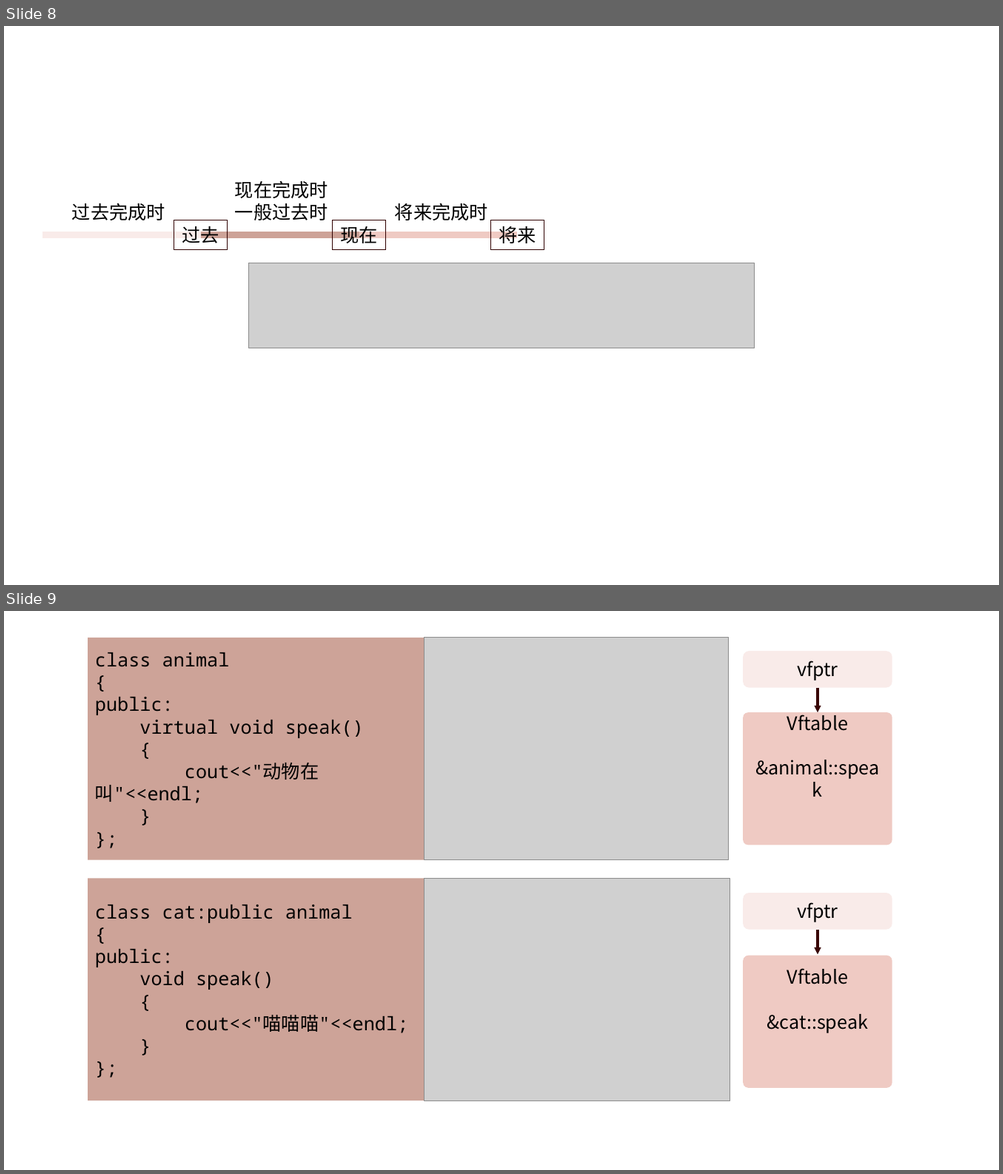
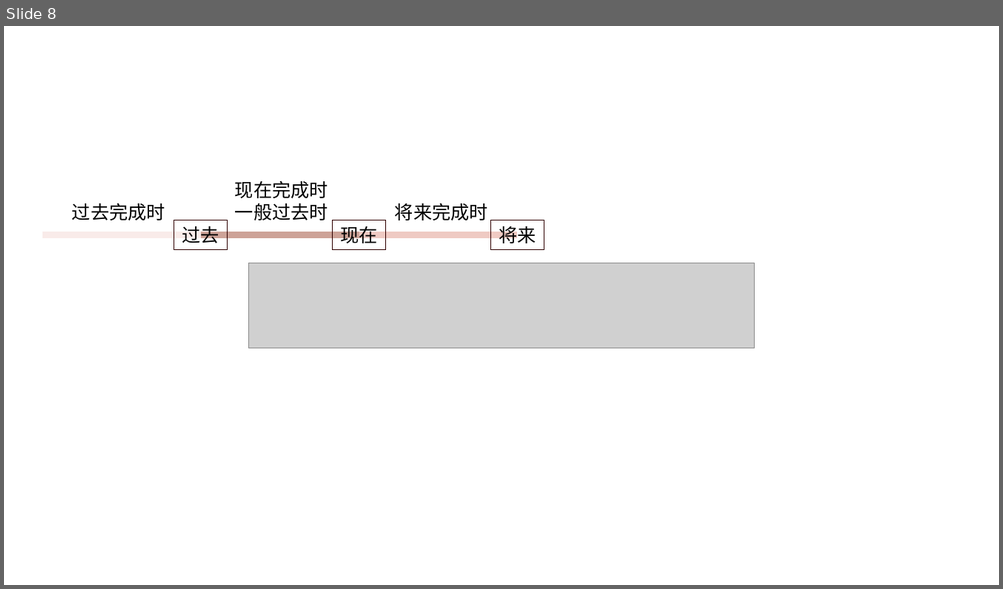
Before and after one commit to LolitaSian/LolitaSian.github.io, a slide deck: img/pic.pptx. Shown one above the other, each under a label of ours: slides 8 and 9 before the commit, slide 8 after it. The pictures are 1003x1174 and 1003x589 pixels, drawn with LibreOffice and Linux fonts; fonts in the diff are those of the drawing; grey boxes stand for pictures. Boxes give left, top, right and bottom in pixels: in the first picture for what was removed or moved away, otherwise in the second. Text is boxed around its words. In the diff, an @@ line names an element or a change of style, - is before the commit and + after.

```diff
--- a/img/pic.pptx
+++ b/img/pic.pptx
@@ slide 9 removed at bbox=[4, 611, 999, 1170], background #FFFFFF @@
@@ rounded rectangle removed at bbox=[88, 637, 425, 860] @@
-class animal
-{
-public:
-virtual void speak()
-{
-cout<<"动物在叫"<<endl;
-}
-};
@@ picture removed at bbox=[424, 637, 728, 860] @@
@@ rounded rectangle removed at bbox=[743, 651, 892, 688] @@
-vfptr
@@ arrow removed from (817, 688) to (817, 712) @@
@@ rounded rectangle removed at bbox=[743, 712, 892, 846] @@
-Vftable
-&animal::speak
@@ rounded rectangle removed at bbox=[88, 879, 425, 1101] @@
-class cat:public animal
-{
-public:
-void speak()
-{
-cout<<"喵喵喵"<<endl;
-}
-};
@@ picture removed at bbox=[424, 879, 729, 1101] @@
@@ rounded rectangle removed at bbox=[743, 893, 892, 930] @@
-vfptr
@@ arrow removed from (817, 930) to (817, 955) @@
@@ rounded rectangle removed at bbox=[743, 956, 892, 1088] @@
-Vftable
-&cat::speak
```
Also in this commit, not shown: 1 slide added, 9 other files.
